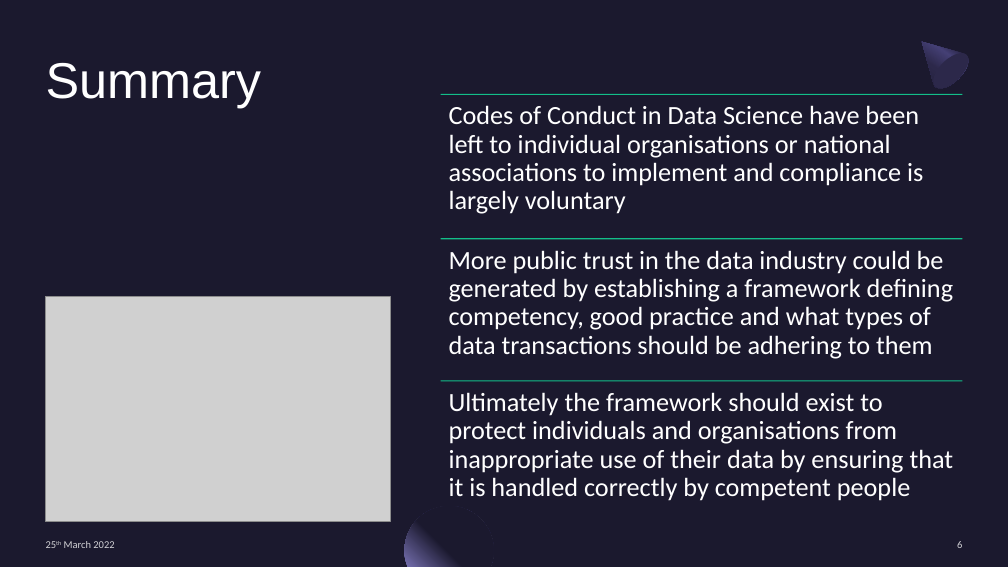
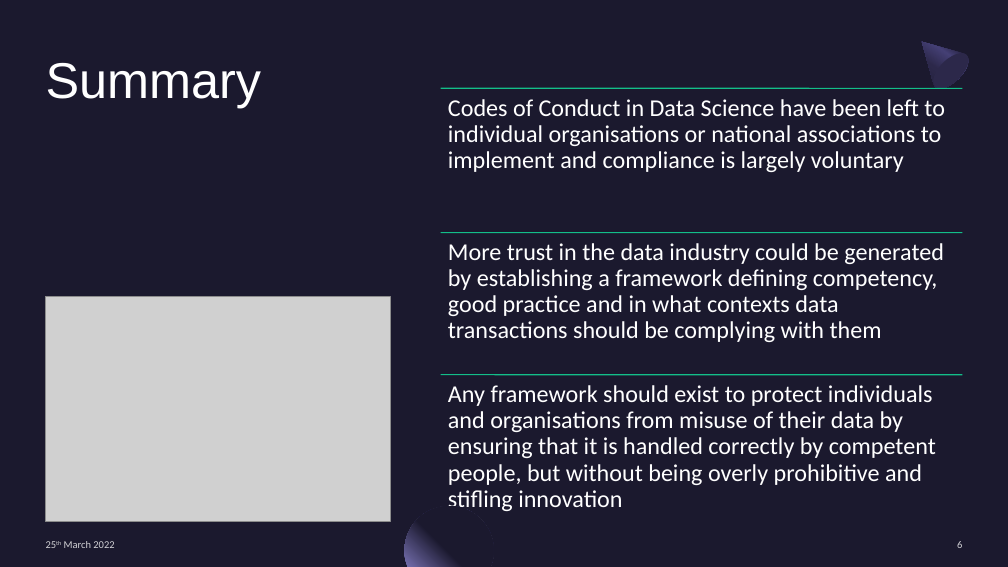
Before and after one commit to colsco/codeclan_homework_ColinS, a slide deck: slide 6 of week_03/day_4/code_of_conduct_in_datascience.pptx. Drawn at 1008x567 pixels with LibreOffice and Linux fonts; fonts in the diff are those of the drawing; grey boxes stand for pictures. Boxes give left, top, right and bottom in pixels: in the first picture for what was removed or moved away, otherwise in the second. Text is boxed around its words. In the diff, an @@ line names an element or a change of style, - is before the commit and + after.

Commit message:
Presentation update

```diff
--- a/week_03/day_4/code_of_conduct_in_datascience.pptx
+++ b/week_03/day_4/code_of_conduct_in_datascience.pptx
@@ text "Codes of Conduct in Data ..." at box(448, 99, 945, 172): size 25 to 23 pt @@
@@ text at box(448, 243, 944, 342): text changed; size 25 to 23 pt @@
-More public trust in the data industry could be generated by establishing a framework defining competency, good practice and what types of data transactions should be adhering to them
+More trust in the data industry could be generated by establishing a framework defining competency, good practice and in what contexts data transactions should be complying with them
@@ 3 lines: place and size @@
-3 lines at box(441, 95, 963, 381)
+3 lines at box(441, 88, 963, 375)
@@ text at box(448, 385, 936, 511): text changed; size 25 to 23 pt @@
-Ultimately the framework should exist to protect individuals and organisations from inappropriate use of their data by ensuring that it is handled correctly by competent people
+Any framework should exist to protect individuals and organisations from misuse of their data by ensuring that it is handled correctly by competent people, but without being overly prohibitive and stifling innovation
```
